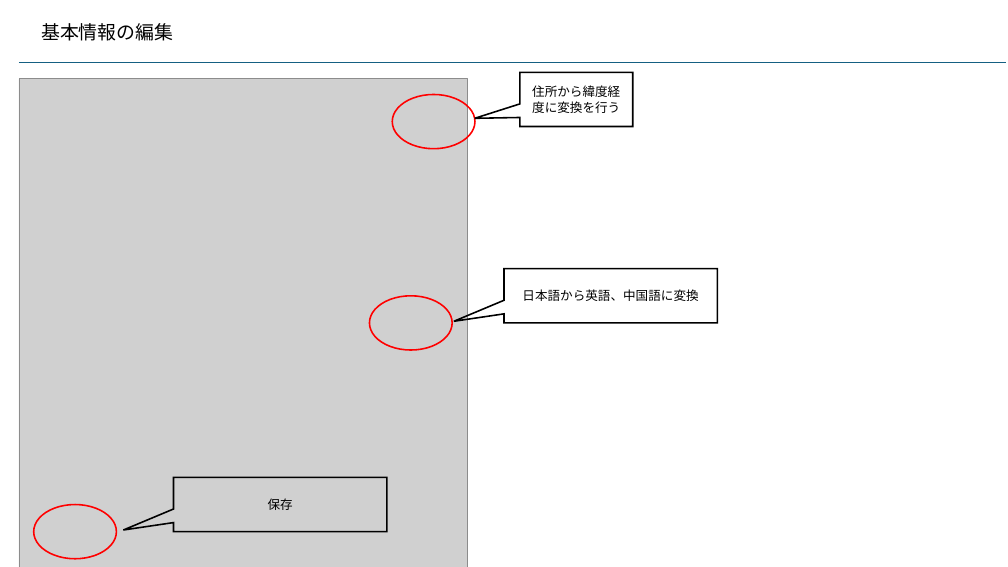
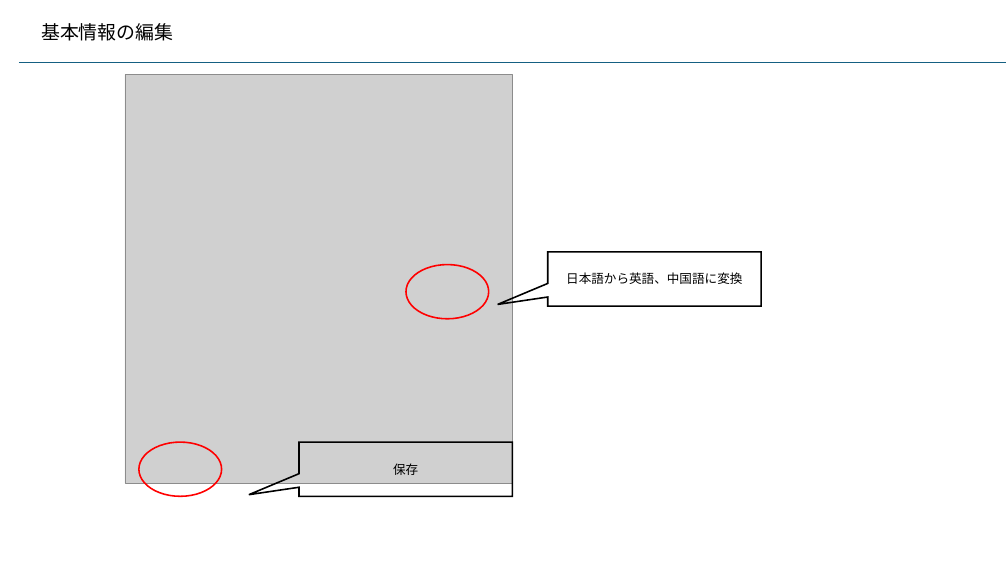
Before and after one commit to kaze-lab/museum_app_proj, a slide deck: slide 33 of 展示物アプリ仕様.pptx. Drawn at 1008x567 pixels with LibreOffice and Linux fonts; fonts in the diff are those of the drawing; grey boxes stand for pictures. Boxes give left, top, right and bottom in pixels: in the first picture for what was removed or moved away, otherwise in the second. Text is boxed around its words. In the diff, an @@ line names an element or a change of style, - is before the commit and + after.

```diff
--- a/展示物アプリ仕様.pptx
+++ b/展示物アプリ仕様.pptx
@@ picture: place and size @@
-picture at [19,79,467,567]
+picture at [125,75,512,483]
@@ speech box removed at [520,73,633,127] @@
-住所から緯度経度に変換を行う
@@ ellipse removed at [392,95,475,149] @@
@@ ellipse: place and size @@
-ellipse at [370,296,452,350]
+ellipse at [406,265,488,319]
@@ speech box "日本語から英語、中国語に変換": place and size @@
-speech box "日本語から英語、中国語に変換" at [504,268,718,323]
+speech box "日本語から英語、中国語に変換" at [548,252,761,306]
@@ ellipse: place and size @@
-ellipse at [34,504,116,559]
+ellipse at [139,442,222,497]
@@ speech box "保存": place and size @@
-speech box "保存" at [173,478,386,532]
+speech box "保存" at [299,442,512,497]
```
Also in this commit, not shown: 3 other slides changed, 4 other files.
